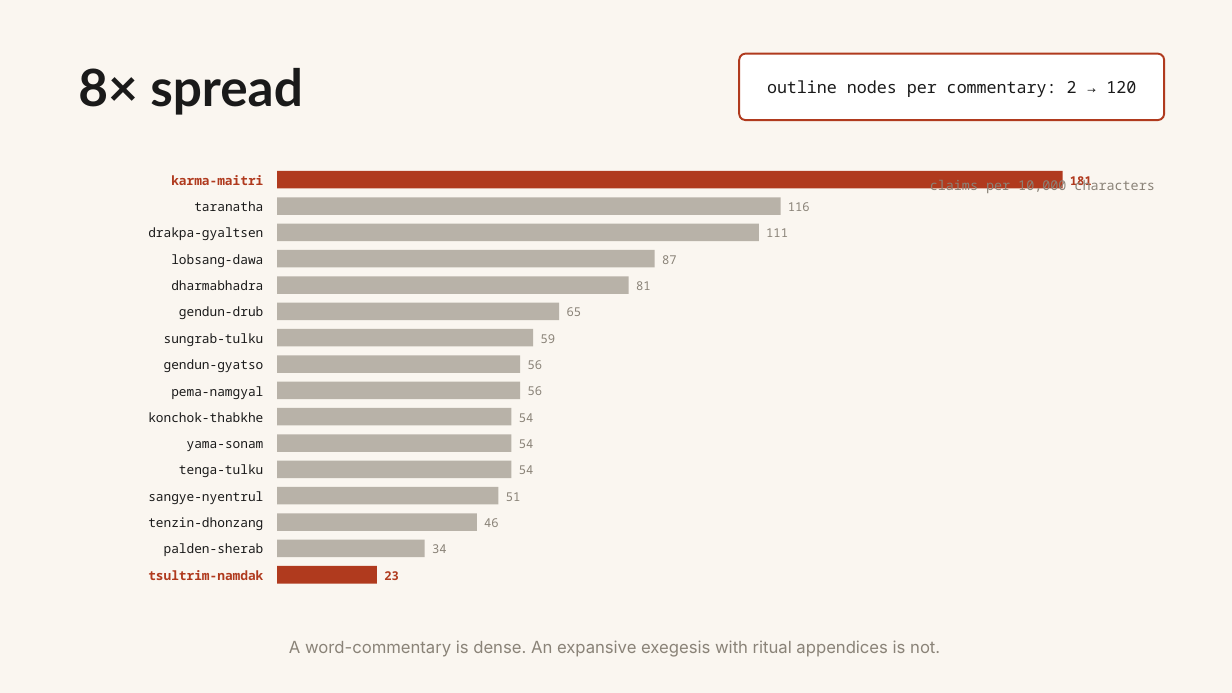
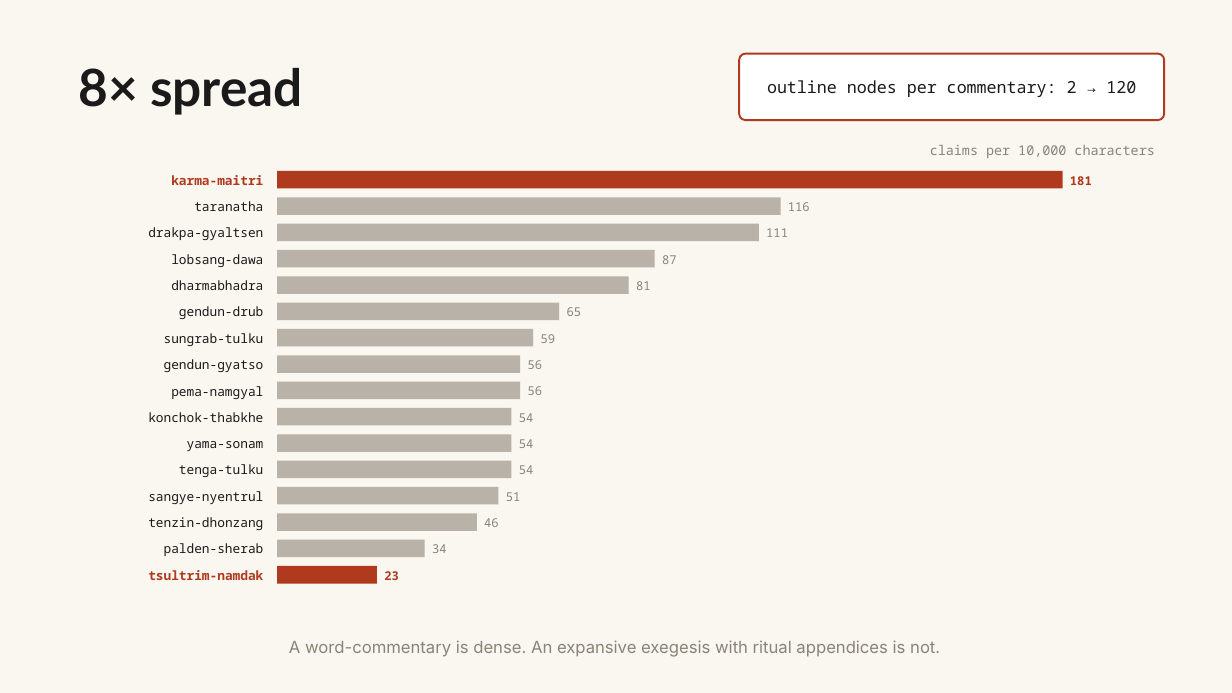
Before and after one commit to WeBuddhist/21-taras-rails, a slide deck: slide 18 of 0-INBOX/presentation-humanities-2026/verification-deck.pptx. Drawn at 1232x693 pixels with LibreOffice and Linux fonts; fonts in the diff are those of the drawing. Boxes give left, top, right and bottom in pixels: in the first picture for what was removed or moved away, otherwise in the second. Text is boxed around its words. In the diff, an @@ line names an element or a change of style, - is before the commit and + after.

```diff
--- a/0-INBOX/presentation-humanities-2026/verification-deck.pptx
+++ b/0-INBOX/presentation-humanities-2026/verification-deck.pptx
@@ text "claims per 10,000 characters" rewrapped from (x1=930, y1=177, x2=1154, y2=194) to (x1=930, y1=145, x2=1154, y2=158) @@
```
Also in this commit, not shown: 4 other slides changed.
